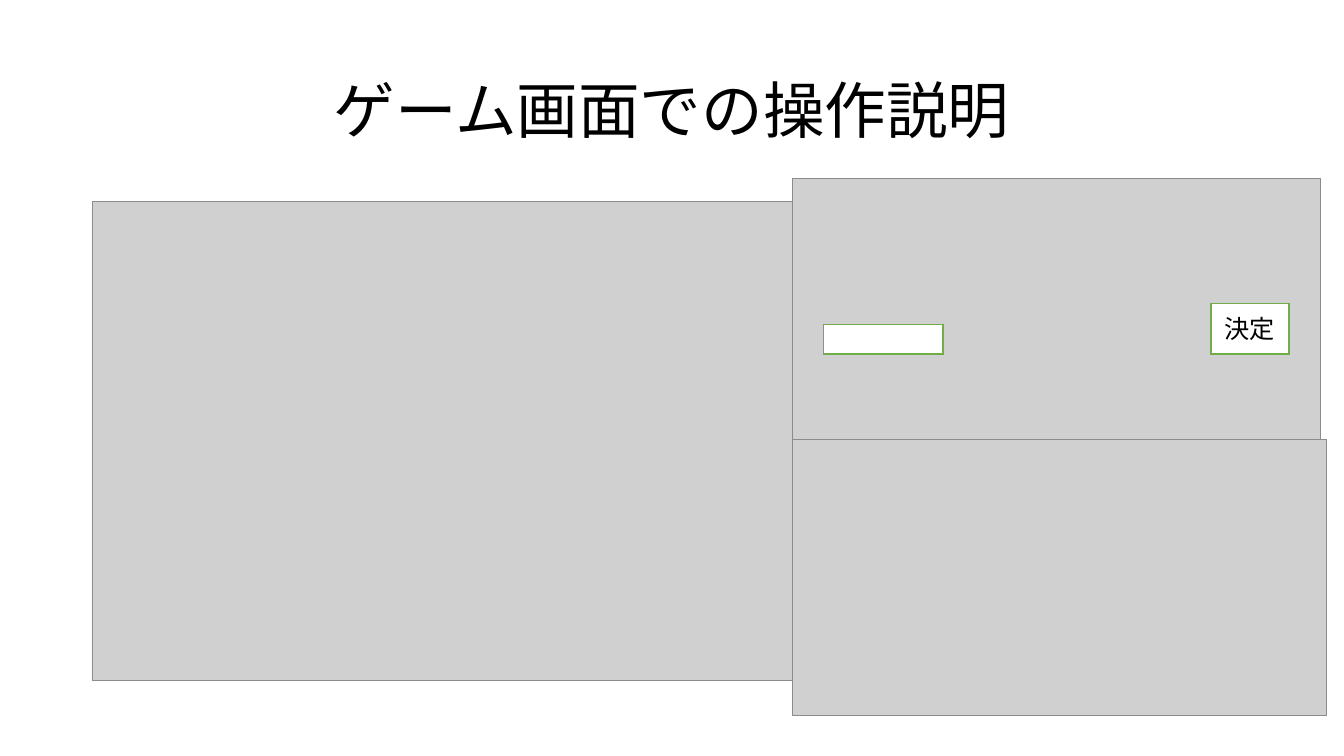
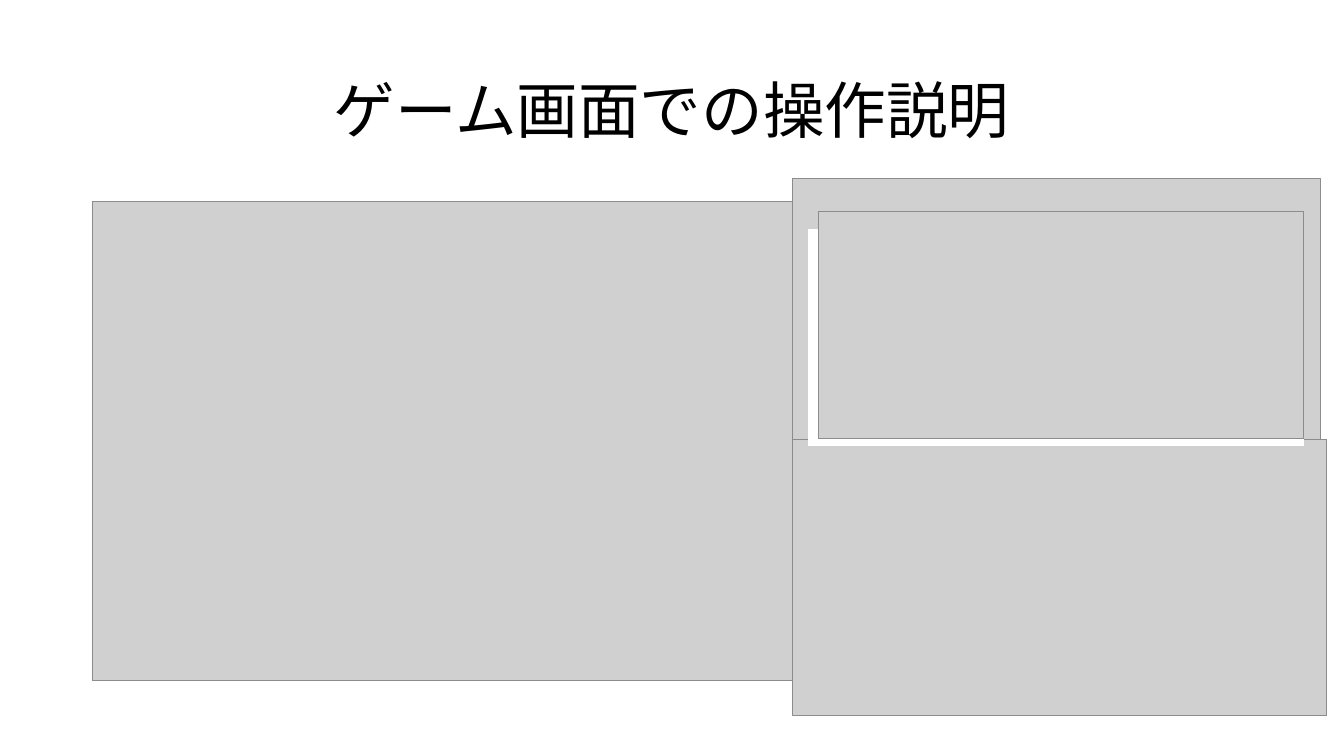
Before and after one commit to taishikamizaki/GameMain, a slide deck: slide 2 of 提出用ファイル/操作_215_はまぐり.pptx. Drawn at 1344x756 pixels with LibreOffice and Linux fonts; fonts in the diff are those of the drawing; grey boxes stand for pictures. Boxes give left, top, right and bottom in pixels: in the first picture for what was removed or moved away, otherwise in the second. Text is boxed around its words. In the diff, an @@ line names an element or a change of style, - is before the commit and + after.

Commit message:
更新

```diff
--- a/提出用ファイル/操作_215_はまぐり.pptx
+++ b/提出用ファイル/操作_215_はまぐり.pptx
@@ rectangle added at bbox=[809, 230, 1304, 446], fill #FFFFFF, outline #FFFFFF 1 pt @@
@@ picture added at bbox=[819, 212, 1304, 440] @@
@@ rectangle removed at bbox=[824, 325, 943, 355] @@
@@ rectangle removed at bbox=[1211, 303, 1290, 354] @@
-決定
```
